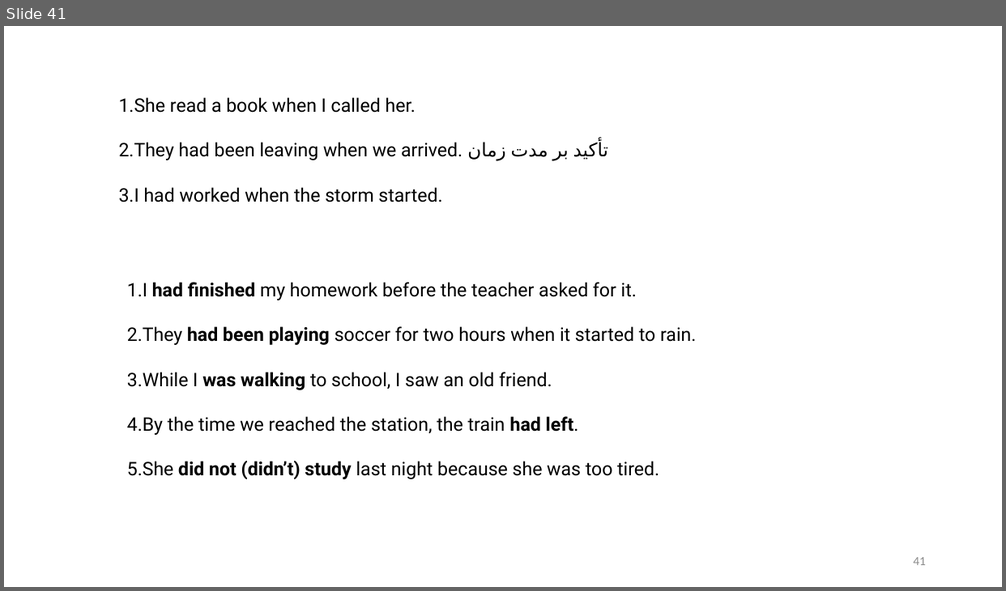
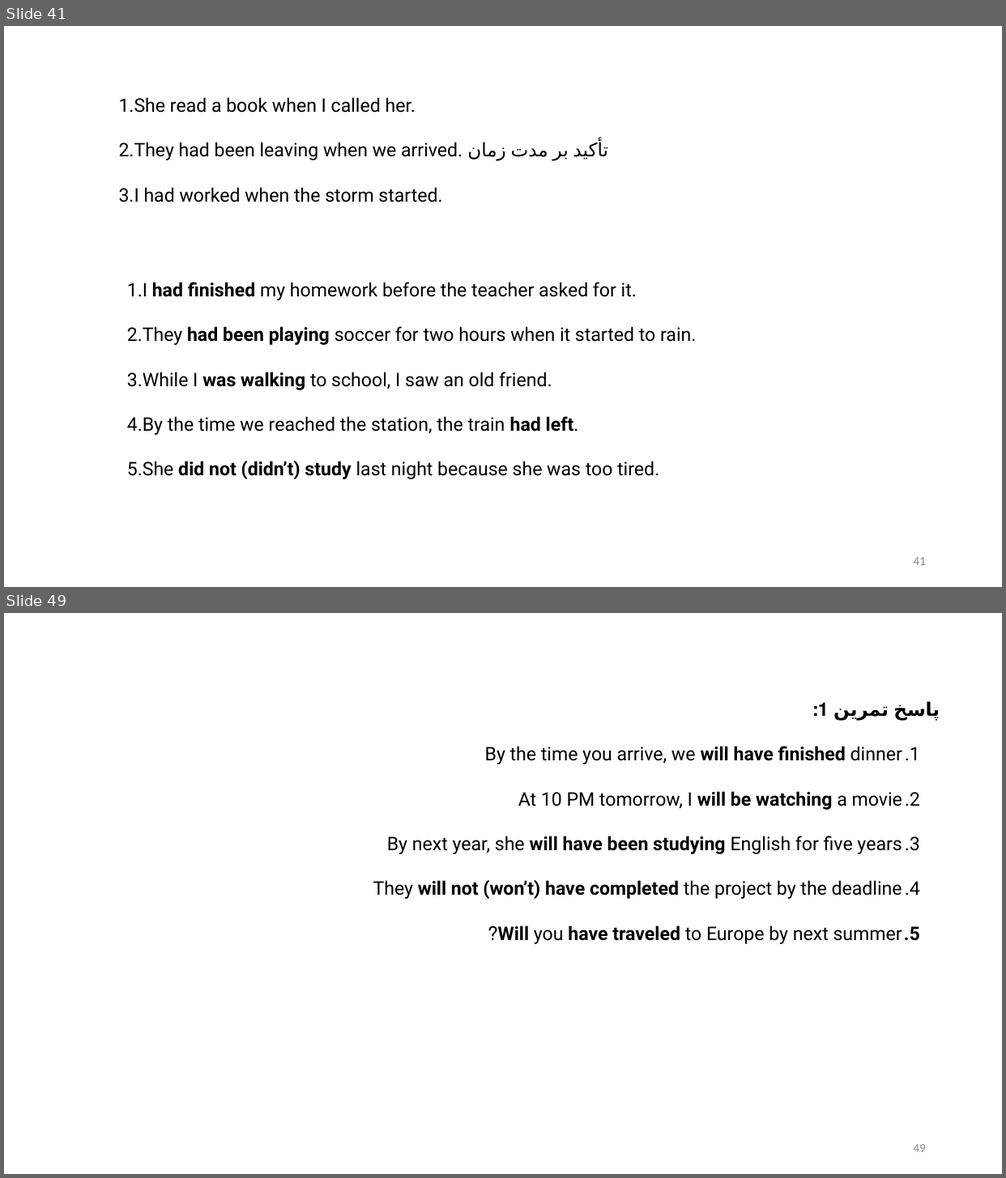
Before and after one commit to mmmovahed/English_grammer_self_study, a slide deck: English.pptx. Shown one above the other, each under a label of ours: slide 41 before the commit, slides 41 and 49 after it; the slides between them are not shown. The pictures are 1006x591 and 1006x1178 pixels, drawn with LibreOffice and Linux fonts; fonts in the diff are those of the drawing. Boxes give left, top, right and bottom in pixels: in the first picture for what was removed or moved away, otherwise in the second. Text is boxed around its words. In the diff, an @@ line names an element or a change of style, - is before the commit and + after.

```diff
--- a/English.pptx
+++ b/English.pptx
@@ slide 49 added at (x1=4, y1=613, x2=1002, y2=1174), background #FFFFFF @@
@@ text added at (x1=373, y1=701, x2=940, y2=944), 18 pt, text #000000 @@
+پاسخ تمرین 1:
+  1. By the time you arrive, we will have finished dinner
+  2. At 10 PM tomorrow, I will be watching a movie
+  3. By next year, she will have been studying English for five years
+  4. They will not (won’t) have completed the project by the deadline
+  5. Will you have traveled to Europe by next summer?
@@ page number added at (x1=913, y1=1144, x2=926, y2=1152), 12 pt, text #8C8C8C @@
+49
```
Also in this commit, not shown: 13 other slides added.
